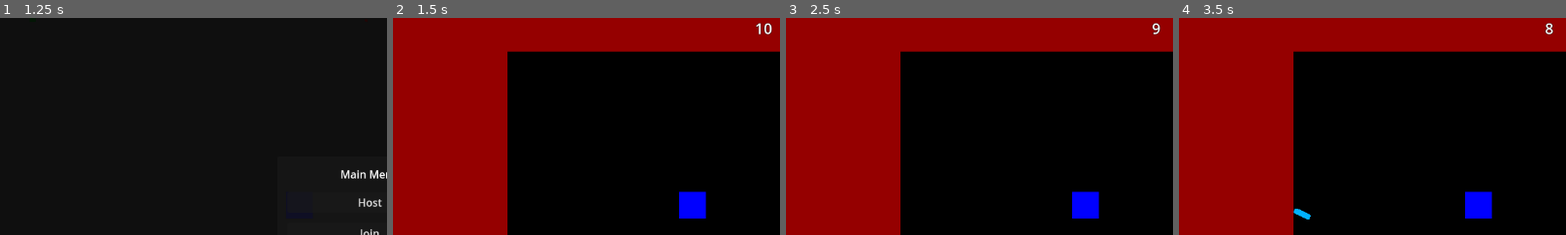
Above: before the commit, frames 1-4 (left to right).
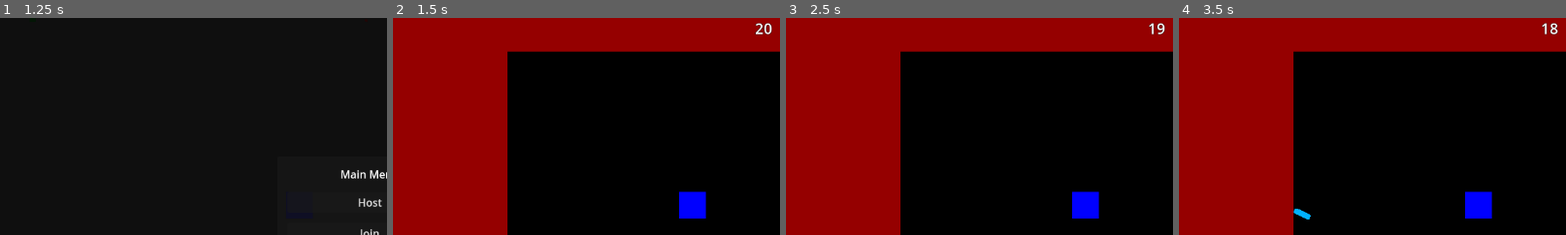
Above: after the commit, the same moments.

Repository: Pkepowicz/Infinite-Onslaught
Game: Godot game, scene res://assets/scenes/world.tscn
Same seed, same stepped clock (60 frames per second), same inputs: the game is played once before the commit and once after it. The engine's default icon, where the game draws it, is replaced by a stand-in: a white triangle on a blue panel in a dark square.
Inputs (mouse positions are % of the whole screen's width and height, from its top left):
- Up to frame 1 (1.25 s): click (50, 56) at 0.52 s; type "Alex" at 0.6 s; click (50, 64) at 0.75 s; type "12" at 0.83 s
- Up to frame 2 (1.5 s): click "Host" at 1.25 s
- Up to frame 3 (2.5 s): tap Enter at 2 s; move the mouse to (72, 45) at 2.02 s; hold Right (ui_right) from 2.03 s (still down); click (72, 45) at 2.1 s
- Up to frame 4 (3.5 s): move the mouse to (30, 55) at 2.77 s; release Right (ui_right) at 2.78 s; hold Down (ui_down) from 2.78 s (still down); click (30, 55) at 2.85 s
The pictures show only the part of the screen within x 2-52%, y 0-50%; the shares and areas given below are measured in that part.

Frame 1 is identical in both runs. In frame 2, less than 0.1% of the frame differs, in the area x 93-96%, y 2-8%; in frame 3, 0.2%; in frame 4, 0.2%, in the area x 93-98%, y 2-8%.

Commit message:
added export variables to World

Diff:
--- a/assets/scenes/world.gd
+++ b/assets/scenes/world.gd
@@ -3,6 +3,9 @@
 @onready var address_entry = $MainMenu/MainMenu/MarginContainer/VBoxContainer/AddressEntry
 @onready var level = $Level
 
+@export var game_length : int
+@export var game_break_lenght : int
+@export var player_respawn_time : int
 
 const Player = preload("res://assets/player/player.tscn")
 const PORT = 2456
@@ -37,7 +40,7 @@
 	multiplayer.multiplayer_peer = peer
 	multiplayer.peer_connected.connect(add_player)
 	multiplayer.peer_disconnected.connect(remove_player)
-	$Level/TimerContainer.start_countdown(10)
+	$Level/TimerContainer.start_countdown(game_length)
 	print("Waiting for players!")
 
 func _on_join_button_button_down():
@@ -142,7 +145,7 @@
 	sync_player_position.rpc_id(peer_id, pos)
 
 # Function gets called only on server's player
-func respawn_player(peer_id, seconds_to_spawn = 2, notify_player = true):
+func respawn_player(peer_id, seconds_to_spawn = player_respawn_time, notify_player = true):
 	print("Respawn called in: " + str(multiplayer.get_unique_id()))
 	if notify_player:
 		respawn_time.rpc_id(peer_id, seconds_to_spawn)
@@ -166,11 +169,11 @@
 	for player in players:
 		players_to_spawn.append(player.name)
 		player.queue_free()
-	endgame_time.rpc(10)
-	await get_tree().create_timer(10).timeout
+	endgame_time.rpc(game_break_lenght)
+	await get_tree().create_timer(game_break_lenght).timeout
 	for player_id in players_to_spawn:
 		respawn_player(player_id.to_int(), 0, false)
-	$Level/TimerContainer.start_countdown(10)
+	$Level/TimerContainer.start_countdown(game_length)
 
 # Hosting server locally, mainly for debug purpose
 func _on_host_button_button_down():
--- a/assets/scenes/world.tscn
+++ b/assets/scenes/world.tscn
@@ -99,6 +99,9 @@
 
 [node name="world" type="Node2D"]
 script = ExtResource("1_e253m")
+game_length = 20
+game_break_lenght = 10
+player_respawn_time = 3
 
 [node name="MultiplayerSpawner" type="MultiplayerSpawner" parent="."]
 _spawnable_scenes = PackedStringArray("res://assets/player/player.tscn")
